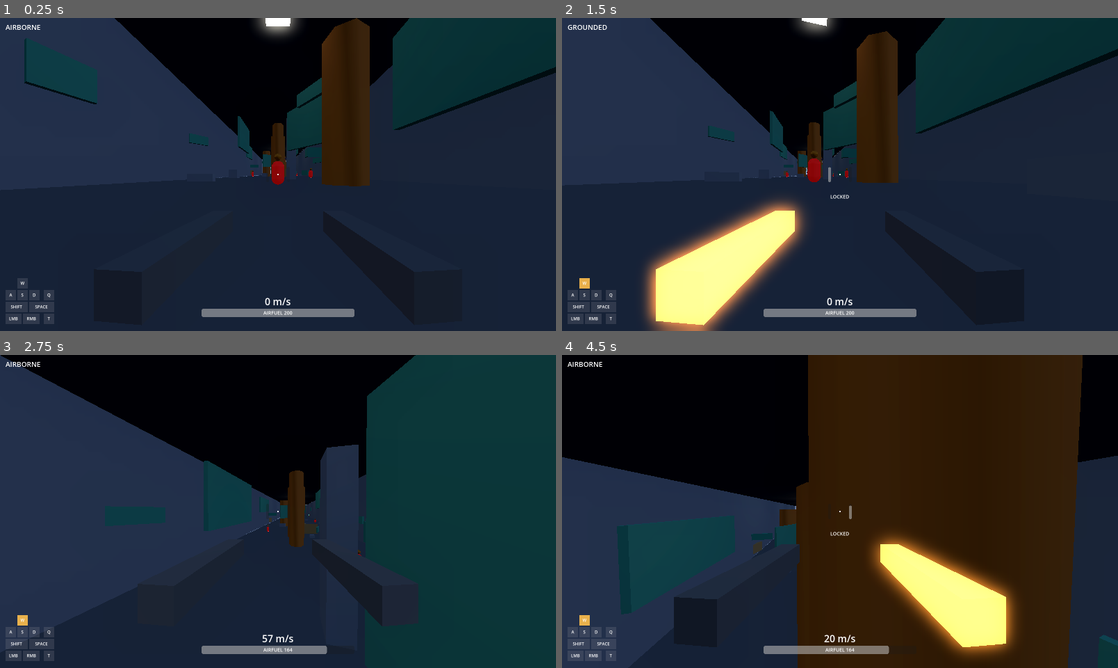
Above: before the commit, frames 1-4 (two rows, left to right).
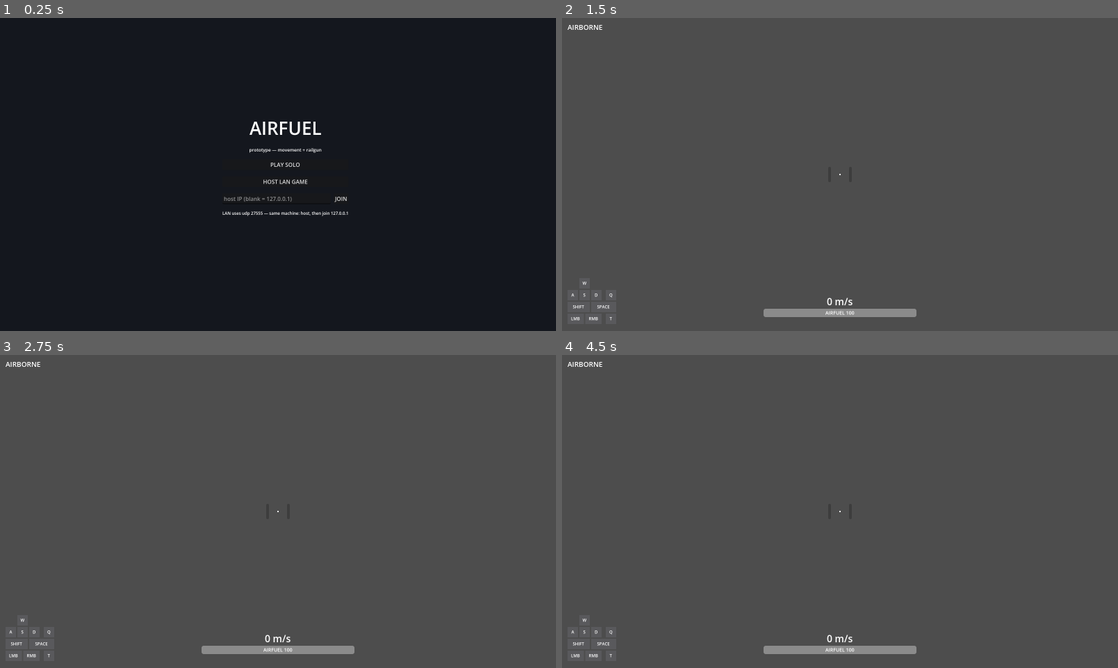
Above: after the commit, the same moments.

Repository: rctcwyvrn/AIRFUEL
Game: Godot game, scene res://src/menu/main_menu.tscn
Same seed, same stepped clock (60 frames per second), same inputs: the game is played once before the commit and once after it. Before the commit the project starts from res://maps/graybox_corridor.tscn.
Inputs (mouse positions are in pixels of both pictures, inside the frame that each line leads up to):
- Up to frame 1 (0.25 s): no input
- Up to frame 2 (1.5 s): click (845, 180) at 0.5 s, where only the run after the commit has a clickable "HOST LAN GAME"; move the mouse to (867, 174) at 1.27 s; hold W (move_forward) from 1.28 s (still down); tap Shift (dash) at 1.35 s
- Up to frame 3 (2.75 s): keep holding W (move_forward); tap Space (jump) at 1.52, 2.27 s; move the mouse to (250, 511) at 2.02 s; tap Shift (dash) at 2.1 s
- Up to frame 4 (4.5 s): keep holding W (move_forward); move the mouse to (851, 505) at 2.77 s; click (851, 505) at 2.85 s; tap Shift (dash) at 3.05, 3.8, 4.35 s; move the mouse to (834, 517) at 3.52 s; right-click (834, 517) at 3.6 s; tap Space (jump) at 3.77 s; move the mouse to (878, 514) at 4.27 s

The runs differ from the first frame. In frame 1, 71% of the frame differs, in the area x 0-100%, y 0-100%; in frame 2, 98%; in frame 3, 99%; in frame 4, 100%.

Commit message:
basic multiplayer

Diff:
--- a/game/maps/graybox_corridor.tscn
+++ b/game/maps/graybox_corridor.tscn
@@ -72,6 +72,18 @@
 size = Vector3(1, 40, 880)
 material = SubResource("mat_wall")
 
+[node name="EndWallN" type="CSGBox3D" parent="."]
+transform = Transform3D(1, 0, 0, 0, 1, 0, 0, 0, 1, 0, 20, -440.5)
+use_collision = true
+size = Vector3(82, 42, 1)
+material = SubResource("mat_wall")
+
+[node name="EndWallS" type="CSGBox3D" parent="."]
+transform = Transform3D(1, 0, 0, 0, 1, 0, 0, 0, 1, 0, 20, 440.5)
+use_collision = true
+size = Vector3(82, 42, 1)
+material = SubResource("mat_wall")
+
 [node name="Roof" type="CSGBox3D" parent="."]
 transform = Transform3D(1, 0, 0, 0, 1, 0, 0, 0, 1, 0, 40.5, 0)
 use_collision = true
--- a/game/project.godot
+++ b/game/project.godot
@@ -12,8 +12,12 @@
 
 config/name="Airfuel"
 config/description="Prototype — Roadmap Steps 1+2: movement + railgun."
-run/main_scene="res://maps/graybox_corridor.tscn"
+run/main_scene="res://src/menu/main_menu.tscn"
 config/features=PackedStringArray("4.7")
+
+[autoload]
+
+Net="*res://src/net/network.gd"
 
 [display]
 
--- a/game/src/hud/hud.gd
+++ b/game/src/hud/hud.gd
@@ -32,6 +32,8 @@
 
 func _ready() -> void:
 	for k: Array in KEY_LAYOUT:
+		if k[0] == "respawn" and Net.active:
+			continue  # manual reset is solo-only
 		var cr := ColorRect.new()
 		cr.position = Vector2(k[2], k[3])
 		cr.size = Vector2(k[4], 30)
@@ -50,8 +52,12 @@
 
 
 func _process(_delta: float) -> void:
-	if player == null:
-		player = get_tree().get_first_node_in_group("player") as AirfuelPlayer
+	if player == null or not is_instance_valid(player):
+		player = null
+		for p: Node in get_tree().get_nodes_in_group("player"):
+			if p.is_multiplayer_authority():
+				player = p as AirfuelPlayer
+				break
 		if player == null:
 			return
 		player.shot_fired.connect(_on_shot_fired)
@@ -62,7 +68,7 @@
 	var extra := ""
 	if player.ramp_grace_timer > 0.0:
 		extra = "   RAMP %.1f" % player.ramp_grace_timer
-	state_label.text = player.state_name() + extra
+	state_label.text = "HP %d   %s%s" % [player.hp, player.state_name(), extra]
 	charge_l.value = player.arm_progress_left()
 	charge_r.value = player.arm_progress_right()
 	lock_label.visible = player.move_locked
--- /dev/null
+++ b/game/src/menu/main_menu.gd
@@ -0,0 +1,24 @@
+extends Control
+
+## Entry menu: solo, host LAN, or join LAN. Networking itself lives in the
+## Net autoload — this scene only collects the choice.
+
+const ARENA := "res://maps/graybox_corridor.tscn"
+
+@onready var ip_edit: LineEdit = $VBox/JoinRow/IpEdit
+
+
+func _ready() -> void:
+	Input.set_mouse_mode(Input.MOUSE_MODE_VISIBLE)
+	$VBox/SoloButton.pressed.connect(
+			func() -> void: get_tree().change_scene_to_file(ARENA))
+	$VBox/HostButton.pressed.connect(func() -> void: Net.host())
+	$VBox/JoinRow/JoinButton.pressed.connect(_join)
+	ip_edit.text_submitted.connect(func(_text: String) -> void: _join())
+
+
+func _join() -> void:
+	var ip := ip_edit.text.strip_edges()
+	if ip.is_empty():
+		ip = "127.0.0.1"
+	Net.join(ip)
--- /dev/null
+++ b/game/src/menu/main_menu.tscn
@@ -0,0 +1,55 @@
+[gd_scene load_steps=2 format=3]
+
+[ext_resource type="Script" path="res://src/menu/main_menu.gd" id="1_menu"]
+
+[node name="MainMenu" type="Control"]
+anchor_right = 1.0
+anchor_bottom = 1.0
+script = ExtResource("1_menu")
+
+[node name="Background" type="ColorRect" parent="."]
+anchor_right = 1.0
+anchor_bottom = 1.0
+color = Color(0.08, 0.09, 0.12, 1)
+
+[node name="VBox" type="VBoxContainer" parent="."]
+anchor_left = 0.5
+anchor_top = 0.5
+anchor_right = 0.5
+anchor_bottom = 0.5
+offset_left = -160.0
+offset_top = -170.0
+offset_right = 160.0
+offset_bottom = 170.0
+theme_override_constants/separation = 18
+
+[node name="Title" type="Label" parent="VBox"]
+theme_override_font_sizes/font_size = 52
+text = "AIRFUEL"
+horizontal_alignment = 1
+
+[node name="Subtitle" type="Label" parent="VBox"]
+theme_override_font_sizes/font_size = 13
+text = "prototype — movement + railgun"
+horizontal_alignment = 1
+
+[node name="SoloButton" type="Button" parent="VBox"]
+text = "PLAY SOLO"
+
+[node name="HostButton" type="Button" parent="VBox"]
+text = "HOST LAN GAME"
+
+[node name="JoinRow" type="HBoxContainer" parent="VBox"]
+theme_override_constants/separation = 8
+
+[node name="IpEdit" type="LineEdit" parent="VBox/JoinRow"]
+size_flags_horizontal = 3
+placeholder_text = "host IP (blank = 127.0.0.1)"
+
+[node name="JoinButton" type="Button" parent="VBox/JoinRow"]
+text = "JOIN"
+
+[node name="Hint" type="Label" parent="VBox"]
+theme_override_font_sizes/font_size = 12
+text = "LAN uses udp 27555 — same machine: host, then join 127.0.0.1"
+horizontal_alignment = 1
--- /dev/null
+++ b/game/src/net/network.gd
@@ -0,0 +1,134 @@
+extends Node
+
+## Autoload "Net" — LAN listen-server multiplayer (prototype tier).
+## Client-authoritative movement, no prediction/rewind: correct for ~1ms LAN,
+## NOT the shipping §20.2 architecture. Offline play (no CLI args) is untouched.
+##
+##   host:  godot4 --path game -- --server
+##   join:  godot4 --path game -- --client <ip>
+
+const ARENA := "res://maps/graybox_corridor.tscn"
+const PORT := 27555
+const MAX_PEERS := 8
+const PLAYER_SCENE := preload("res://src/player/player.tscn")
+const SPAWNS: Array[Transform3D] = [
+	Transform3D(Basis(Vector3.UP, PI), Vector3(0, 2, -430)),  # host: -z end, faces +z
+	Transform3D(Basis(), Vector3(0, 2, 430)),                 # joiners: +z end, faces -z
+]
+
+var active := false
+var is_host := false
+var players: Dictionary = {}  # peer id -> AirfuelPlayer
+
+
+func _ready() -> void:
+	var args := OS.get_cmdline_user_args()
+	if "--server" in args:
+		host()
+	else:
+		var i := args.find("--client")
+		if i != -1:
+			var ip := "127.0.0.1"
+			if i + 1 < args.size() and not args[i + 1].begins_with("--"):
+				ip = args[i + 1]
+			join(ip)
+
+
+func host() -> void:
+	if active:
+		return
+	await _load_arena()
+	var peer := ENetMultiplayerPeer.new()
+	var err := peer.create_server(PORT, MAX_PEERS)
+	if err != OK:
+		push_error("Airfuel net: failed to host on udp/%d (err %d)" % [PORT, err])
+		return
+	multiplayer.multiplayer_peer = peer
+	active = true
+	is_host = true
+	multiplayer.peer_connected.connect(_on_peer_connected)
+	multiplayer.peer_disconnected.connect(_on_peer_disconnected)
+	print("Airfuel net: hosting on udp/%d" % PORT)
+	_spawn_player(1)
+
+
+func join(ip: String) -> void:
+	if active:
+		return
+	await _load_arena()
+	var peer := ENetMultiplayerPeer.new()
+	var err := peer.create_client(ip, PORT)
+	if err != OK:
+		push_error("Airfuel net: failed to start client for %s (err %d)" % [ip, err])
+		return
+	multiplayer.multiplayer_peer = peer
+	active = true
+	multiplayer.connected_to_server.connect(
+			func() -> void: print("Airfuel net: joined %s as peer %d" % [ip, multiplayer.get_unique_id()]))
+	multiplayer.connection_failed.connect(
+			func() -> void: push_error("Airfuel net: connection to %s failed" % ip))
+	multiplayer.server_disconnected.connect(
+			func() -> void:
+				push_error("Airfuel net: server disconnected")
+				get_tree().quit())
+	print("Airfuel net: connecting to %s:%d..." % [ip, PORT])
+
+
+## Switch to the arena (from menu or startup), then strip its offline Player
+## so per-peer spawns are the only players. Peer creation happens AFTER this,
+## so no spawn rpc can arrive while the menu is still the current scene.
+func _load_arena() -> void:
+	await get_tree().process_frame
+	if get_tree().current_scene == null \
+			or get_tree().current_scene.scene_file_path != ARENA:
+		get_tree().change_scene_to_file(ARENA)
+		while get_tree().current_scene == null \
+				or get_tree().current_scene.scene_file_path != ARENA:
+			await get_tree().process_frame
+	var offline := get_tree().current_scene.get_node_or_null("Player")
+	if offline != null:
+		offline.free()
+	# PvP arena: no practice dummies in LAN sessions
+	for dummy: Node in get_tree().get_nodes_in_group("target"):
+		dummy.free()
+
+
+func _on_peer_connected(id: int) -> void:
+	print("Airfuel net: peer %d connected" % id)
+	for existing_id: int in players:
+		_spawn_remote.rpc_id(id, existing_id)
+	_spawn_remote.rpc(id)
+	_spawn_player(id)
+
+
+func _on_peer_disconnected(id: int) -> void:
+	print("Airfuel net: peer %d disconnected" % id)
+	_despawn_remote.rpc(id)
+	_despawn_player(id)
+
+
+func _spawn_player(id: int) -> void:
+	if players.has(id):
+		return
+	var p := PLAYER_SCENE.instantiate() as CharacterBody3D
+	p.name = str(id)
+	p.set_multiplayer_authority(id)
+	p.transform = SPAWNS[0] if id == 1 else SPAWNS[1]
+	get_tree().current_scene.add_child(p)
+	players[id] = p
+
+
+func _despawn_player(id: int) -> void:
+	if players.has(id):
+		players[id].queue_free()
+		players.erase(id)
+
+
+@rpc("authority", "call_remote", "reliable")
+func _spawn_remote(id: int) -> void:
+	_spawn_player(id)
+
+
+@rpc("authority", "call_remote", "reliable")
+func _despawn_remote(id: int) -> void:
+	_despawn_player(id)
--- a/game/src/player/default_tuning.tres
+++ b/game/src/player/default_tuning.tres
@@ -24,7 +24,7 @@
 air_dash_impulse = 50.0
 air_dash_cooldown = 0.3
 down_dash_cost = 12.0
-down_dash_speed = 45.0
+down_dash_speed = 65.0
 wall_probe_distance = 1.3
 min_wallrun_speed = 6.0
 wallrun_max_duration = 2.5
--- a/game/src/player/player.gd
+++ b/game/src/player/player.gd
@@ -49,19 +49,34 @@
 var pending_arms: Array[RailArm] = []
 var last_shot_time := -1000.0
 
+var hp := 2
+var _net_target_pos := Vector3.ZERO
+
 
 func _ready() -> void:
 	fuel = config.fuel_max
+	hp = combat.hp_max
 	spawn_transform = global_transform
+	_net_target_pos = global_position
 	arm_left.charge_complete.connect(func() -> void: pending_arms.append(arm_left))
 	arm_right.charge_complete.connect(func() -> void: pending_arms.append(arm_right))
 	vm_left.set_meta("rest_pos", vm_left.position)
 	vm_right.set_meta("rest_pos", vm_right.position)
 	base_fov = camera.fov
-	Input.set_mouse_mode(Input.MOUSE_MODE_CAPTURED)
+	if is_multiplayer_authority():
+		Input.set_mouse_mode(Input.MOUSE_MODE_CAPTURED)
+	else:
+		# Remote puppet: rendered + state-synced, never simulated here
+		camera.current = false
+		set_physics_process(false)
+		vm_left.visible = false
+		vm_right.visible = false
+		$ShadowMesh.cast_shadow = GeometryInstance3D.SHADOW_CASTING_SETTING_ON
 
 
 func _unhandled_input(event: InputEvent) -> void:
+	if not is_multiplayer_authority():
+		return
 	if event is InputEventMouseMotion and Input.get_mouse_mode() == Input.MOUSE_MODE_CAPTURED:
 		var crush := _aim_crush_mult()
 		rotate_y(-event.relative.x * mouse_sensitivity * crush)
@@ -111,8 +126,18 @@
 	_camera_feel(delta)
 	_update_viewmodels(delta)
 
-	if Input.is_action_just_pressed("respawn") or global_position.y < config.kill_y:
+	var manual_respawn := Input.is_action_just_pressed("respawn") and not Net.active
+	if manual_respawn or global_position.y < config.kill_y:
 		_respawn()
+
+	if Net.active:
+		_send_state.rpc(global_position, velocity, rotation.y, head.rotation.x)
+
+
+func _process(delta: float) -> void:
+	if is_multiplayer_authority():
+		return
+	global_position = global_position.lerp(_net_target_pos, 1.0 - exp(-20.0 * delta))
 
 
 func _ground_move(wish: Vector3, delta: float) -> void:
@@ -346,6 +371,11 @@
 			var target := (collider as Node).get_parent()
 			if target is TargetDummy:
 				result = "kill" if target.take_hit(damage) else zone
+		elif collider is AirfuelPlayer:
+			result = "body"
+			collider.take_damage.rpc_id(
+					collider.get_multiplayer_authority(), combat.damage_body,
+					multiplayer.get_unique_id())
 	arm.on_fired()
 	var side_sign := 1.0 if side == "R" else -1.0
 	var vm := vm_right if side == "R" else vm_left
@@ -353,6 +383,8 @@
 	var muzzle: Vector3 = vm.global_transform * Vector3(0, 0, -0.35)
 	_spawn_beam(muzzle, end)
 	_spawn_canister(side_sign, cam)
+	if Net.active:
+		_remote_shot_fx.rpc(muzzle, end)
 	shot_fired.emit(side, result)
 
 
@@ -521,10 +553,42 @@
 	camera.fov = lerpf(camera.fov, target_fov, 1.0 - exp(-6.0 * delta))
 
 
+## LAN-trust damage: the shooter reports the hit, the victim's authority
+## applies it. 2 HP, every rail hit = 1 -> two shots to kill; death resets
+## you to your spawn (design 9: no regen, no partial states).
+@rpc("any_peer", "call_remote", "reliable")
+func take_damage(amount: int, from_id: int) -> void:
+	if not is_multiplayer_authority():
+		return
+	hp -= amount
+	if hp <= 0:
+		_confirm_kill.rpc_id(from_id)
+		_respawn()
+
+
+@rpc("any_peer", "call_remote", "reliable")
+func _confirm_kill() -> void:
+	shot_fired.emit("", "kill")
+
+
+@rpc("authority", "call_remote", "unreliable")
+func _remote_shot_fx(from: Vector3, to: Vector3) -> void:
+	_spawn_beam(from, to)
+
+
+@rpc("authority", "call_remote", "unreliable_ordered")
+func _send_state(pos: Vector3, vel: Vector3, yaw: float, pitch: float) -> void:
+	_net_target_pos = pos
+	velocity = vel
+	rotation.y = yaw
+	head.rotation.x = pitch
+
+
 func _respawn() -> void:
 	global_transform = spawn_transform
 	velocity = Vector3.ZERO
 	fuel = config.fuel_max
+	hp = combat.hp_max
 	state = MoveState.AIRBORNE
 	ramp_grace_timer = 0.0
 	wallrun_time = 0.0
--- a/game/src/targets/target.tscn
+++ b/game/src/targets/target.tscn
@@ -26,7 +26,7 @@
 [sub_resource type="StandardMaterial3D" id="mat_head"]
 albedo_color = Color(0.9, 0.55, 0.15, 1)
 
-[node name="Target" type="Node3D"]
+[node name="Target" type="Node3D" groups=["target"]]
 script = ExtResource("1_target")
 
 [node name="Body" type="StaticBody3D" parent="."]
--- a/game/src/weapons/combat_config.gd
+++ b/game/src/weapons/combat_config.gd
@@ -11,6 +11,7 @@
 @export var damage_head := 2
 @export var range_max := 2000.0
 @export var charge_speed_cap := 40.0
+@export var hp_max := 2
 
 @export_group("Aim Crush")
 @export var aim_crush_floor := 0.05
--- a/game/src/weapons/default_combat.tres
+++ b/game/src/weapons/default_combat.tres
@@ -10,6 +10,7 @@
 damage_head = 2
 range_max = 2000.0
 charge_speed_cap = 40.0
+hp_max = 2
 aim_crush_floor = 1.0
 aim_crush_exponent = 0.7
 min_shot_gap = 0.35
Not shown, added: game/export_presets.cfg
Binary file added: game/icon.ico
Not shown, added: game/src/menu/main_menu.gd.uid
Not shown, added: game/src/net/network.gd.uid
Not shown, changed: game/README.md
Not shown, changed: game/maps/graybox_corridor.tscn.md
Not shown, changed: game/project.godot.md
Not shown, changed: game/src/hud/hud.gd.md
Not shown, added: game/src/menu/main_menu.gd.md
Not shown, added: game/src/menu/main_menu.tscn.md
Not shown, added: game/src/net/network.gd.md
Not shown, changed: game/src/player/player.gd.md
(and 1 more such lines)
